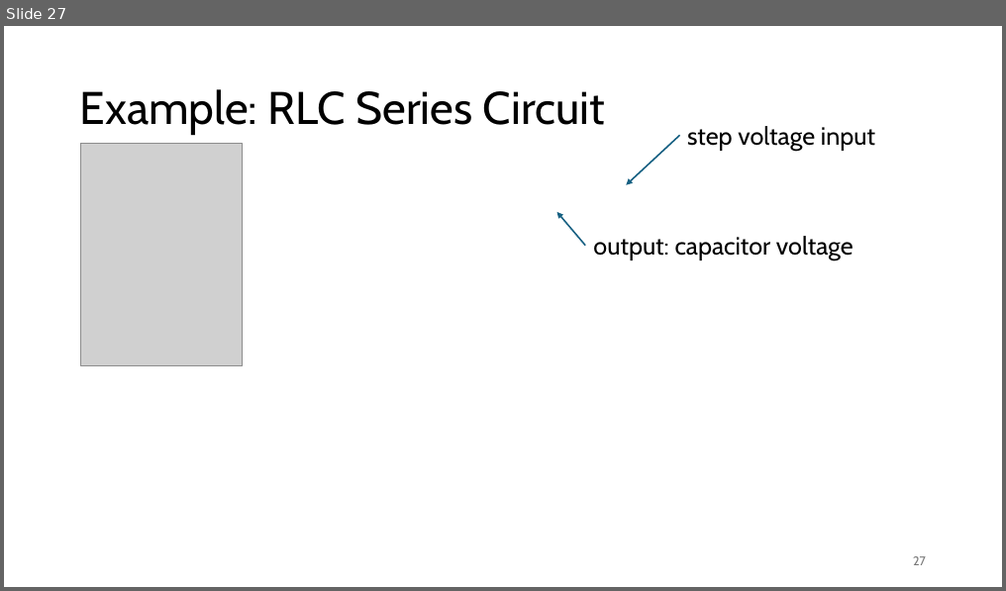
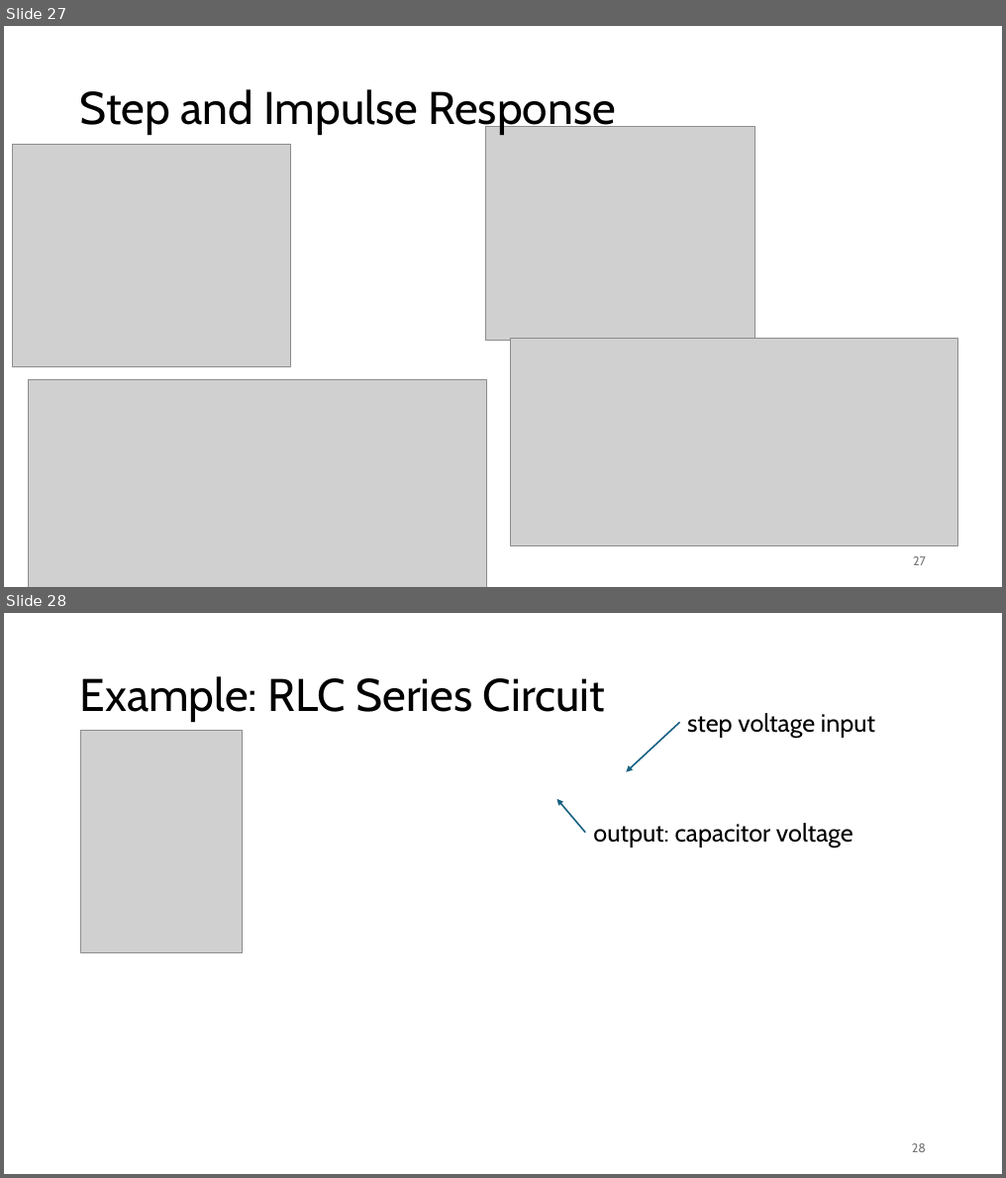
Before and after one commit to FelixWick/control_engineering, a slide deck: slides/1_systems.pptx. Shown one above the other, each under a label of ours: slide 27 before the commit, slides 27 and 28 after it. The pictures are 1006x591 and 1006x1178 pixels, drawn with LibreOffice and Linux fonts; fonts in the diff are those of the drawing; grey boxes stand for pictures. Boxes give left, top, right and bottom in pixels: in the first picture for what was removed or moved away, otherwise in the second. Text is boxed around its words. In the diff, an @@ line names an element or a change of style, - is before the commit and + after.

```diff
--- a/slides/1_systems.pptx
+++ b/slides/1_systems.pptx
@@ slide 27 added at bbox=[4, 26, 1002, 587], background #FFFFFF @@
@@ title added at bbox=[80, 89, 616, 135], 44 pt, text #000000 @@
+Step and Impulse Response
@@ picture added at bbox=[12, 144, 291, 368] @@
@@ picture added at bbox=[486, 127, 754, 341] @@
@@ picture added at bbox=[511, 338, 957, 547] @@
@@ picture added at bbox=[29, 379, 487, 587] @@
@@ page number added at bbox=[913, 557, 926, 566], 12 pt, text #797979 @@
+27
@@ what was slide 27 is now slide 28 @@
@@ page number at bbox=[912, 1144, 926, 1153]: text changed @@
-27
+28
```
Also in this commit, not shown: 1 slide changed, 3 other files.
